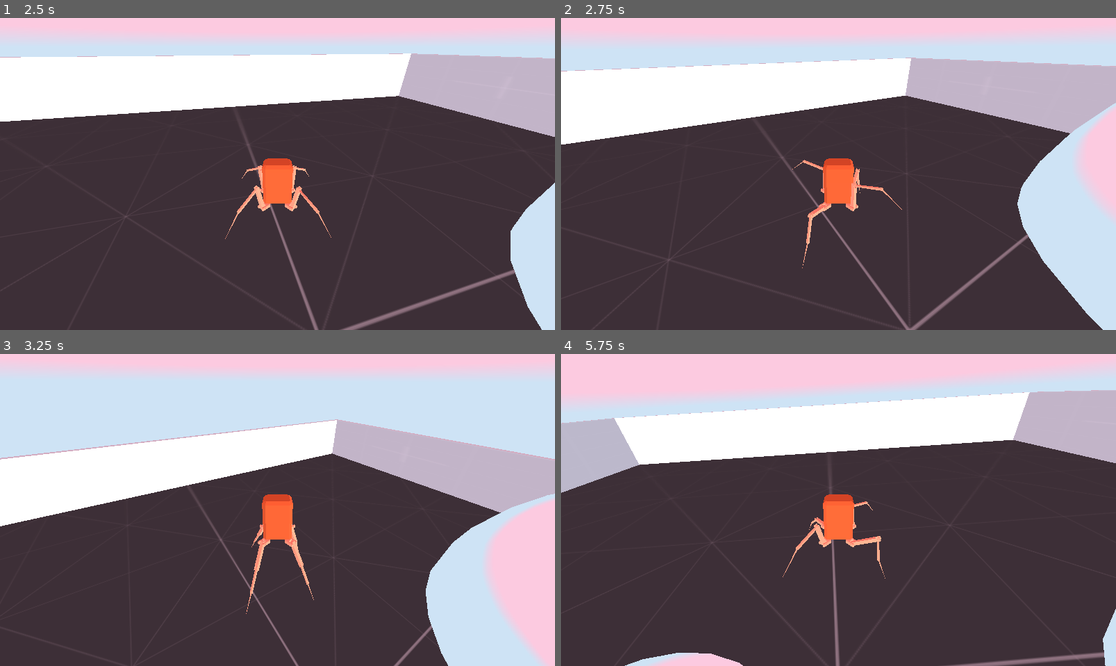
Above: before the commit, frames 1-4 (two rows, left to right).
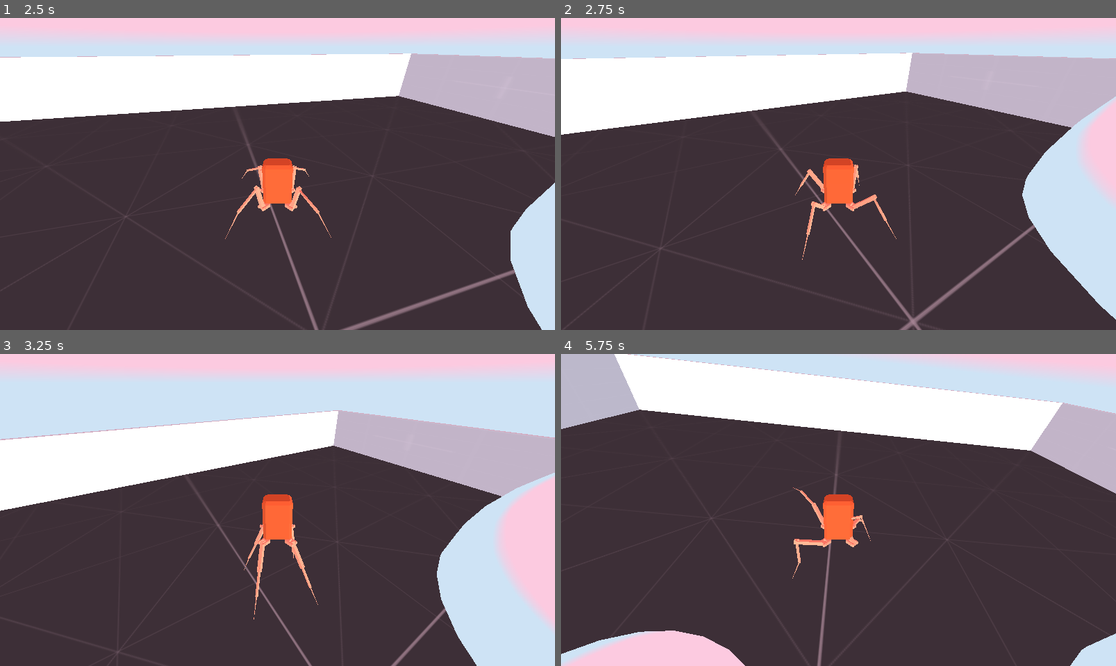
Above: after the commit, the same moments.

Repository: BnLds/InversedKineSpider
Game: Godot game, scene res://main/main.tscn
The game is run twice, just before and just after one commit, with the same random seed, the same clock (stepped at 60 frames per second) and the same inputs.
Inputs:
- Up to frame 1 (2.5 s): hold D (right) 0.53-1.28 s; tap Space (jump) at 0.77, 1.52 s; hold S (backward) 1.28-2.03 s; hold D (right) from 2.03 s (still down)
- Up to frame 2 (2.75 s): keep holding D (right)
- Up to frame 3 (3.25 s): release D (right) at 2.78 s; hold W (forward) from 2.78 s (still down); tap Space (jump) at 3.02 s
- Up to frame 4 (5.75 s): release W (forward) at 3.53 s; hold A (left) 3.53-5.03 s; tap Space (jump) at 3.77, 4.52 s; hold S (backward) from 5.03 s (still down)

Frame 1 is identical in both runs. In frame 2, 8.1% of the frame differs, in the area x 0-100%, y 11-100%; in frame 3, 13%; in frame 4, 27%, in the area x 0-100%, y 0-100%.

Commit message:
Set step position on fall

Diff:
--- a/scripts/step_ray.gd
+++ b/scripts/step_ray.gd
@@ -1,6 +1,14 @@
 extends RayCast3D
 
 @onready var spider_bot = $"../../.."
+@onready var fl_init = $"../../../FrontLeftInit"
+@onready var bl_init = $"../../../BackLeftInit"
+@onready var br_init = $"../../../BackRightInit"
+@onready var fr_init = $"../../../FrontRightInit"
+@onready var bl_step = $"../../BackLeftStepTarget"
+@onready var fr_step = $"../../FrontRightStepTarget"
+@onready var br_step = $"../../BackRightStepTarget"
+@onready var fl_step = $"../../FrontLeftStepTarget"
 
 @export var step_target : Node3D
 @export var min_distance : float = 1.0
@@ -12,3 +20,19 @@
 		if hit_point && hit_point.distance_to(step_target.global_position) > min_distance:
 			if  hit_point.distance_to(step_target.global_position)<max_distance:
 				step_target.global_position = hit_point
+	if spider_bot.is_falling:
+		_set_step_target_fall()
+
+func _set_step_target_fall():
+	var target_position
+	match get_parent().name:
+		fl_step.name:
+			target_position = fl_init.global_position
+		fr_step.name:
+			target_position = fr_init.global_position
+		bl_step.name:
+			target_position = bl_init.global_position
+		br_step.name:
+			target_position = br_init.global_position
+
+	step_target.global_position = target_position
